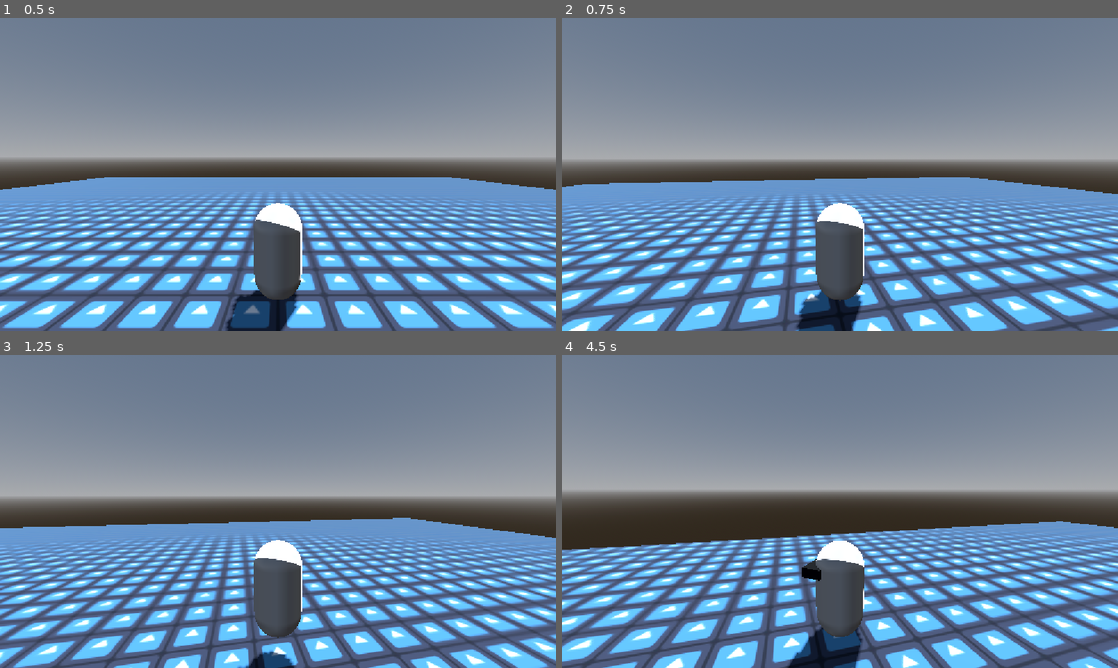
Above: before the commit, frames 1-4 (two rows, left to right).
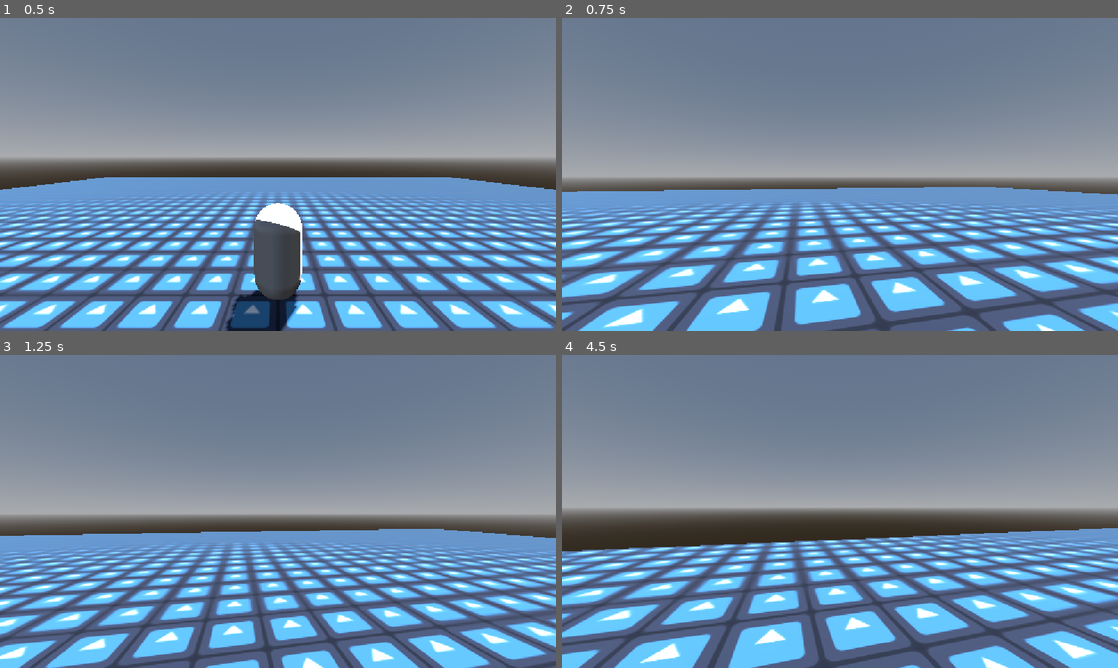
Above: after the commit, the same moments.

Repository: XulowzYt/Survival-Island
Game: Godot game, scene res://Scenes/World/main.tscn
The game is run twice, just before and just after one commit, with the same random seed, the same clock (stepped at 60 frames per second) and the same inputs. The engine's default icon, where the game draws it, is replaced by a stand-in: a white triangle on a blue panel in a dark square.
Inputs (mouse positions are in pixels of both pictures, inside the frame that each line leads up to):
- Up to frame 1 (0.5 s): no input
- Up to frame 2 (0.75 s): tap Enter at 0.5 s; move the mouse to (867, 174) at 0.52 s; hold W (move_forward) from 0.53 s (still down); hold V (toggle_perspective, bound only after the commit) from 0.53 s (still down); click (867, 174) at 0.67 s
- Up to frame 3 (1.25 s): keep holding W (move_forward); keep holding V (toggle_perspective, bound only after the commit); tap Space (jump) at 0.77 s
- Up to frame 4 (4.5 s): move the mouse to (812, 511) at 1.27 s; release V (toggle_perspective, bound only after the commit) at 1.28 s; tap Shift (sprint) at 1.35 s; click (812, 511) at 1.42 s; tap Space (jump) at 1.52, 3.02, 3.77 s; tap V (toggle_perspective, bound only after the commit) at 1.55, 2.85, 3.8, 4.35 s; move the mouse to (851, 505) at 2.02 s; hold V (toggle_perspective, bound only after the commit) 2.03-2.78 s; click (851, 505) at 2.17 s; move the mouse to (834, 517) at 2.77 s; click (834, 517) at 2.92 s; move the mouse to (878, 514) at 3.52 s; hold Shift (sprint) 3.53-4.28 s; click (878, 514) at 3.67 s; tap Escape (ui_cancel) at 4.15 s; move the mouse to (673, 464) at 4.27 s; release W (move_forward) at 4.28 s; hold A (move_left) from 4.28 s (still down); click (673, 464) at 4.42 s

Frame 1 is identical in both runs. In frame 2, 39% of the frame differs, in the area x 0-100%, y 45-100%; in frame 3, 40%; in frame 4, 41%, in the area x 0-100%, y 43-100%.

Commit message:
Added fps cam

Diff:
--- a/Scenes/Player/player.tscn
+++ b/Scenes/Player/player.tscn
@@ -43,8 +43,11 @@
 
 [node name="CameraPivot" type="Node3D" parent="." unique_id=675700467]
 
-[node name="Camera3D" type="Camera3D" parent="CameraPivot" unique_id=343303071]
+[node name="ThirdPersonCam" type="Camera3D" parent="CameraPivot" unique_id=343303071]
 transform = Transform3D(1, 0, 0, 0, 0.9961903, 0.08720612, 0, -0.08720612, 0.9961903, 0, 1.9791691, 4.162565)
 
 [node name="CollisionShape3D" type="CollisionShape3D" parent="." unique_id=589840450]
 shape = SubResource("CapsuleShape3D_3sy6q")
+
+[node name="FirstPersonCam" type="Camera3D" parent="." unique_id=1685831912]
+transform = Transform3D(1, 0, 0, 0, 1, 0, 0, 0, 1, 0, 0.45505297, -0.57309115)
--- a/Scripts/Player/player.gd
+++ b/Scripts/Player/player.gd
@@ -14,15 +14,19 @@
 @export var mouse_sensitivity: float = 0.003
 @export var camera_tilt_min: float = -60.0 # Degrees
 @export var camera_tilt_max: float = 50.0  # Degrees
+@export var initial_first_person: bool = false
 
 # --- Performance Cached Node References ---
 @onready var camera_pivot: Node3D = $CameraPivot as Node3D
 @onready var visuals: Node3D = $Visuals as Node3D
+@onready var first_person_cam: Camera3D = $FirstPersonCam as Camera3D
+@onready var third_person_cam: Camera3D = $CameraPivot/ThirdPersonCam as Camera3D
 
 # --- Runtime Architecture States ---
 var is_sprinting: bool = false
 var is_attacking: bool = false
 var is_grounded: bool = true
+var is_first_person: bool = false
 
 # Get the gravity from the project settings to maintain physics consistency
 var gravity: float = ProjectSettings.get_setting("physics/3d/default_gravity") as float
@@ -35,30 +39,33 @@
 var _camera_pitch: float = 0.0
 
 func _ready() -> void:
-	# Capture the mouse for smooth third-person camera rotation
+	# Capture the mouse for smooth character camera rotation
 	Input.mouse_mode = Input.MOUSE_MODE_CAPTURED
 
 	# Synchronize our tracking variables with the editor's initial spawn angles
 	_camera_yaw = camera_pivot.rotation.y
 	_camera_pitch = camera_pivot.rotation.x
 
+	# Initialize the perspective preference smoothly
+	_set_perspective(initial_first_person)
+
 func _unhandled_input(event: InputEvent) -> void:
 	# 1. Handle Window Focus and Mouse Capture Toggling
-	# Senior Practice: ui_cancel is built-in and mapped to the Escape key by default.
 	if event.is_action_pressed("ui_cancel"):
 		if Input.mouse_mode == Input.MOUSE_MODE_CAPTURED:
 			Input.mouse_mode = Input.MOUSE_MODE_VISIBLE
 		else:
-			# If the mouse was already visible, a second Escape press closes the application safely
 			get_tree().quit()
 
-	# If the player clicks back onto the screen while the mouse is free, re-capture it
 	if event is InputEventMouseButton and event.button_index == MOUSE_BUTTON_LEFT:
 		if Input.mouse_mode == Input.MOUSE_MODE_VISIBLE:
 			Input.mouse_mode = Input.MOUSE_MODE_CAPTURED
 
-	# 2. Camera Rotation Control Loop
-	# Optimize: Process mouse motion exclusively when captured
+	# 2. Perspective Toggle Action
+	if event.is_action_pressed("toggle_perspective") and Input.mouse_mode == Input.MOUSE_MODE_CAPTURED:
+		_set_perspective(not is_first_person)
+
+	# 3. Camera Rotation Control Loop
 	if event is InputEventMouseMotion and Input.mouse_mode == Input.MOUSE_MODE_CAPTURED:
 		var mouse_motion := event as InputEventMouseMotion
 
@@ -73,8 +80,15 @@
 			deg_to_rad(camera_tilt_max)
 		)
 
-		# Direct Overwrite Assignment: Keeps Z (roll) completely locked out
-		camera_pivot.rotation = Vector3(_camera_pitch, _camera_yaw, 0.0)
+		if is_first_person:
+			# Apply yaw directly to the player body capsule to drive physical directional basis orientation
+			rotation.y = _camera_yaw
+			# Reset the vertical pivot channels locally relative to the body capsule
+			camera_pivot.rotation = Vector3(_camera_pitch, 0.0, 0.0)
+			first_person_cam.rotation = Vector3(_camera_pitch, 0.0, 0.0)
+		else:
+			# Direct Overwrite Assignment on the pivot node: Keeps Z (roll) completely locked out
+			camera_pivot.rotation = Vector3(_camera_pitch, _camera_yaw, 0.0)
 
 func _physics_process(delta: float) -> void:
 	# 1. Update Grounded State & Apply Gravity
@@ -93,9 +107,10 @@
 	# 3. Process Directional Movement Math
 	var input_dir := Input.get_vector("move_left", "move_right", "move_forward", "move_back")
 
-	# Project input vectors relative to the camera's current clean orientation
-	var camera_forward := -camera_pivot.global_transform.basis.z
-	var camera_right := camera_pivot.global_transform.basis.x
+	# Project input vectors relative to whichever camera is actively driving rendering instructions
+	var active_basis_node: Node3D = first_person_cam if is_first_person else camera_pivot
+	var camera_forward := -active_basis_node.global_transform.basis.z
+	var camera_right := active_basis_node.global_transform.basis.x
 
 	# Flatten vectors completely along the horizontal plane (Y = 0)
 	camera_forward.y = 0.0
@@ -103,8 +118,7 @@
 	camera_forward = camera_forward.normalized()
 	camera_right = camera_right.normalized()
 
-	# Architect Note: input_dir.y is negative when pressing forward.
-	# We multiply it by -1.0 to convert it to a positive forward driving force.
+	# Process clean directional target fields
 	_move_direction = (camera_right * input_dir.x + camera_forward * -input_dir.y).normalized()
 
 	# 4. Handle Velocity Transitions (Acceleration & Friction)
@@ -118,7 +132,7 @@
 
 	var target_velocity := _move_direction * current_target_speed
 
-	# Squared validation optimizations to dodge heavy square-root lookups
+	# Squared validation optimization avoids square-root processing overhead
 	var blend_weight := acceleration if _move_direction.length_squared() > 0.001 else friction
 	horizontal_velocity = horizontal_velocity.lerp(target_velocity, blend_weight * delta)
 
@@ -130,13 +144,42 @@
 	move_and_slide()
 
 	# 6. Smooth Visual Orientation Tracking
-	if horizontal_velocity.length_squared() > 0.1:
-		var target_angle := atan2(-horizontal_velocity.x, -horizontal_velocity.z)
-		visuals.rotation.y = lerp_angle(visuals.rotation.y, target_angle, 10.0 * delta)
+	if is_first_person:
+		# In First-Person, the body's visual mesh must always point exactly forward.
+		visuals.rotation.y = 0.0
+	else:
+		# In Third-Person, smoothly rotate the visual mesh toward the horizontal movement vector.
+		if horizontal_velocity.length_squared() > 0.1:
+			var target_angle := atan2(-horizontal_velocity.x, -horizontal_velocity.z)
+			visuals.rotation.y = lerp_angle(visuals.rotation.y, target_angle, 10.0 * delta)
 
 	# 7. Animation System Data Provider Hooks
 	_update_animation_blending_data()
 
+func _set_perspective(first_person: bool) -> void:
+	is_first_person = first_person
+
+	if is_first_person:
+		# Activate first-person viewport tracking
+		first_person_cam.current = true
+
+		# Transfer the cumulative global horizontal yaw directly into the player body
+		rotation.y = _camera_yaw
+
+		# Reset internal local space transformations to eliminate spatial offset compounding
+		camera_pivot.rotation = Vector3(_camera_pitch, 0.0, 0.0)
+		first_person_cam.rotation = Vector3(_camera_pitch, 0.0, 0.0)
+	else:
+		# Activate third-person viewport tracking
+		third_person_cam.current = true
+
+		# Transfer the current body rotation back into our tracking yaw channel before detaching control loops
+		_camera_yaw = rotation.y
+		camera_pivot.rotation = Vector3(_camera_pitch, _camera_yaw, 0.0)
+
+		# Reset parent capsule transform rotation so directional vector projections remain clean
+		rotation.y = 0.0
+
 func _update_animation_blending_data() -> void:
 	# Explicit hook architecture maintained to prevent future state breakdown
 	pass
--- a/project.godot
+++ b/project.godot
@@ -92,6 +92,11 @@
 "events": [Object(InputEventKey,"resource_local_to_scene":false,"resource_name":"","device":-1,"window_id":0,"alt_press …(195 unchanged characters)…
 ]
 }
+toggle_perspective={
+"deadzone": 0.2,
+"events": [Object(InputEventKey,"resource_local_to_scene":false,"resource_name":"","device":-1,"window_id":0,"alt_pressed":false,"shift_pressed":false,"ctrl_pressed":false,"meta_pressed":false,"pressed":false,"keycode":0,"physical_keycode":86,"key_label":0,"unicode":118,"location":0,"echo":false,"script":null)
+]
+}
 
 [physics]
 
